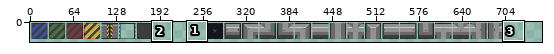
A sprite sheet gets an edit: core/assets/game2.png. Above, an overview of the earlier version with the close-up marked.
Close-up. The starting point:
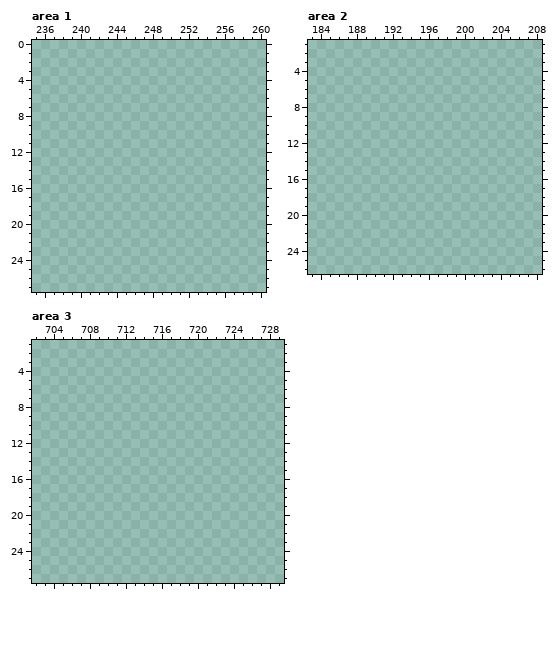
The file is 1024x32 pixels. Colours within 5 levels of each other are drawn and written as one. Shown: area 1: x 235..260, y 0..27; area 2: x 183..208, y 1..26; area 3: x 702..729, y 1..27. The old version is drawn lined up with the new one. The wide view leaves out empty margins. The commit also changed other parts of the picture, which this record leaves out.
New version:
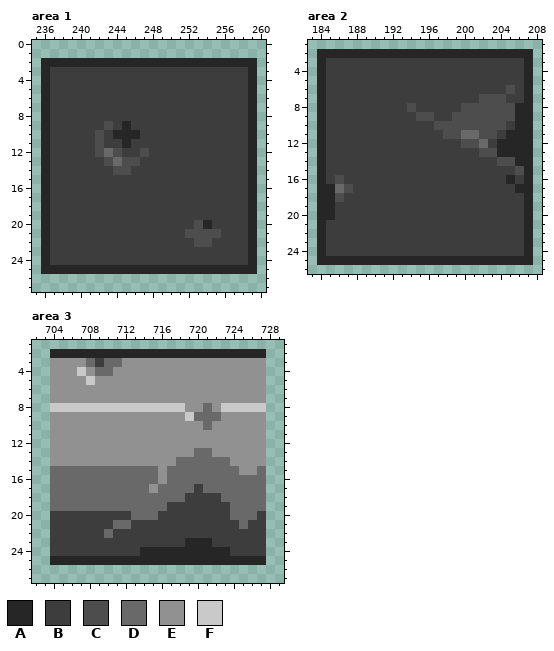
Palette (. is transparent): A #262626  B #3d3d3d  C #4d4d4d  D #696969  E #919191  F #c9c9c9
The edit:
drawings rearranged on the sheet (the old picture shows each at its new place)
Changed rows in their new state; - is an unchanged pixel.
Area 1:
first column x 236:
 2 AAAAAAAAAAAAAAAAAAAAAAAA
 3 ABBBBBBBBBBBBBBBBBBBBBBA
 4 ABBBBBBBBBBBBBBBBBBBBBBA
 5 ABBBBBBBBBBBBBBBBBBBBBBA
 6 ABBBBBBBBBBBBBBBBBBBBBBA
 7 ABBBBBBBBBBBBBBBBBBBBBBA
 8 ABBBBBBBBBBBBBBBBBBBBBBA
 9 ABBBBBBCBABBBBBBBBBBBBBA
10 ABBBBBCBAAABBBBBBBBBBBBA
11 ABBBBBCBBABBBBBBBBBBBBBA
12 ABBBBBCDCBBCBBBBBBBBBBBA
13 ABBBBBBCDCCBBBBBBBBBBBBA
14 ABBBBBBBCCBBBBBBBBBBBBBA
15 ABBBBBBBBBBBBBBBBBBBBBBA
16 ABBBBBBBBBBBBBBBBBBBBBBA
17 ABBBBBBBBBBBBBBBBBBBBBBA
18 ABBBBBBBBBBBBBBBBBBBBBBA
19 ABBBBBBBBBBBBBBBBBBBBBBA
20 ABBBBBBBBBBBBBBBBCABBBBA
21 ABBBBBBBBBBBBBBBCCCCBBBA
22 ABBBBBBBBBBBBBBBBCCBBBBA
23 ABBBBBBBBBBBBBBBBBBBBBBA
24 ABBBBBBBBBBBBBBBBBBBBBBA
25 AAAAAAAAAAAAAAAAAAAAAAAA
Area 2:
first column x 184:
 2 AAAAAAAAAAAAAAAAAAAAAAAA
 3 ABBBBBBBBBBBBBBBBBBBBBBA
 4 ABBBBBBBBBBBBBBBBBBBBBBA
 5 ABBBBBBBBBBBBBBBBBBBBBBA
 6 ABBBBBBBBBBBBBBBBBBBBCBA
 7 ABBBBBBBBBBBBBBBBBCCCBBA
 8 ABBBBBBBBBCBBBBBCCCCCCAA
 9 ABBBBBBBBBBCCBBCCCCCCCAA
10 ABBBBBBBBBBBBCCCCCCCCBAA
11 ABBBBBBBBBBBBBCCDDCCBAAA
12 ABBBBBBBBBBBBBBBCCDBAAAA
13 ABBBBBBBBBBBBBBBBBCCAAAA
14 ABBBBBBBBBBBBBBBBBBBCCAA
15 ABBBBBBBBBBBBBBBBBBBBBCA
16 ABCBBBBBBBBBBBBBBBBBBABA
17 AADCBBBBBBBBBBBBBBBBBBAA
18 AACBBBBBBBBBBBBBBBBBBBBA
19 AABBBBBBBBBBBBBBBBBBBBBA
20 AABBBBBBBBBBBBBBBBBBBBBA
21 ABBBBBBBBBBBBBBBBBBBBBBA
22 ABBBBBBBBBBBBBBBBBBBBBBA
23 ABBBBBBBBBBBBBBBBBBBBBBA
24 ABBBBBBBBBBBBBBBBBBBBBBA
25 AAAAAAAAAAAAAAAAAAAAAAAA
Area 3:
first column x 704:
 2 AAAAAAAAAAAAAAAAAAAAAAAA
 3 EEEEDBDDEEEEEEEEEEEEEEEE
 4 EEEFEDDEEEEEEEEEEEEEEEEE
 5 EEEEFEEEEEEEEEEEEEEEEEEE
 6 EEEEEEEEEEEEEEEEEEEEEEEE
 7 EEEEEEEEEEEEEEEEEEEEEEEE
 8 FFFFFFFFFFFFFFFEEDEFFFFF
 9 EEEEEEEEEEEEEEEFDDDEEEEE
10 EEEEEEEEEEEEEEEEEDEEEEEE
11 EEEEEEEEEEEEEEEEEEEEEEEE
12 EEEEEEEEEEEEEEEEEEEEEEEE
13 EEEEEEEEEEEEEEEEDDEEEEEE
14 EEEEEEEEEEEEEEDDDDDDEEEE
15 DDDDDDDDDDDDEDDDDDDDDEED
16 DDDDDDDDDDDDEDDDDDDDDDDD
17 DDDDDDDDDDDEDDDDBDDDDDDD
18 DDDDDDDDDDDDDDDBBBBDDDDD
19 DDDDDDDDDDDDDBBBBBBBDDDD
20 BBBBBBBBBDDDBBBBBBBBDDDB
21 BBBBBBBDDBBBBBBBBBBBBDBB
22 BBBBBBDBBBBBBBBBBBBBBBBB
23 BBBBBBBBBBBBBBBAAABBBBBB
24 BBBBBBBBBBAAAAAAAAAABBBB
25 AAAAAAAAAAAAAAAAAAAAAAAA
Boxes around the changes in both close-ups, in picture pixels (x1, y1, x2, y2):
added: (41, 58, 257, 274)
added: (317, 49, 533, 265)
added: (50, 349, 266, 565)
